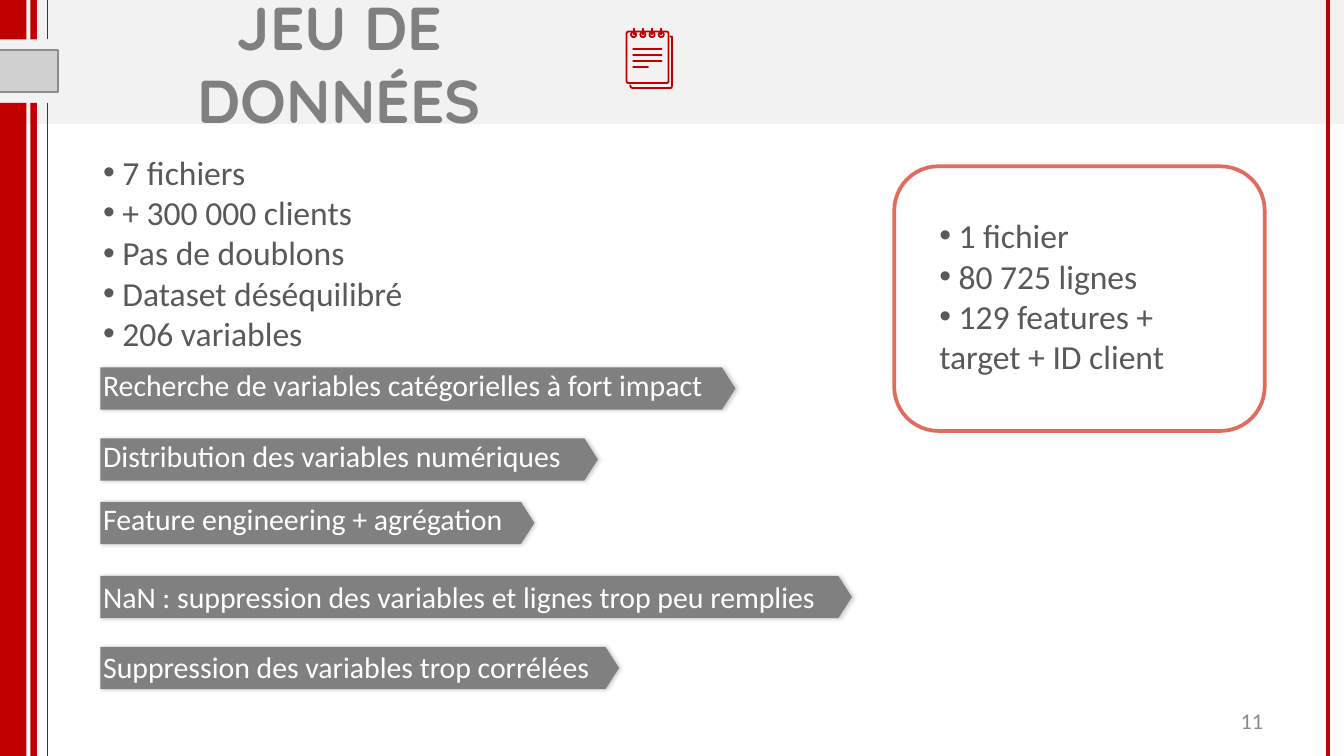
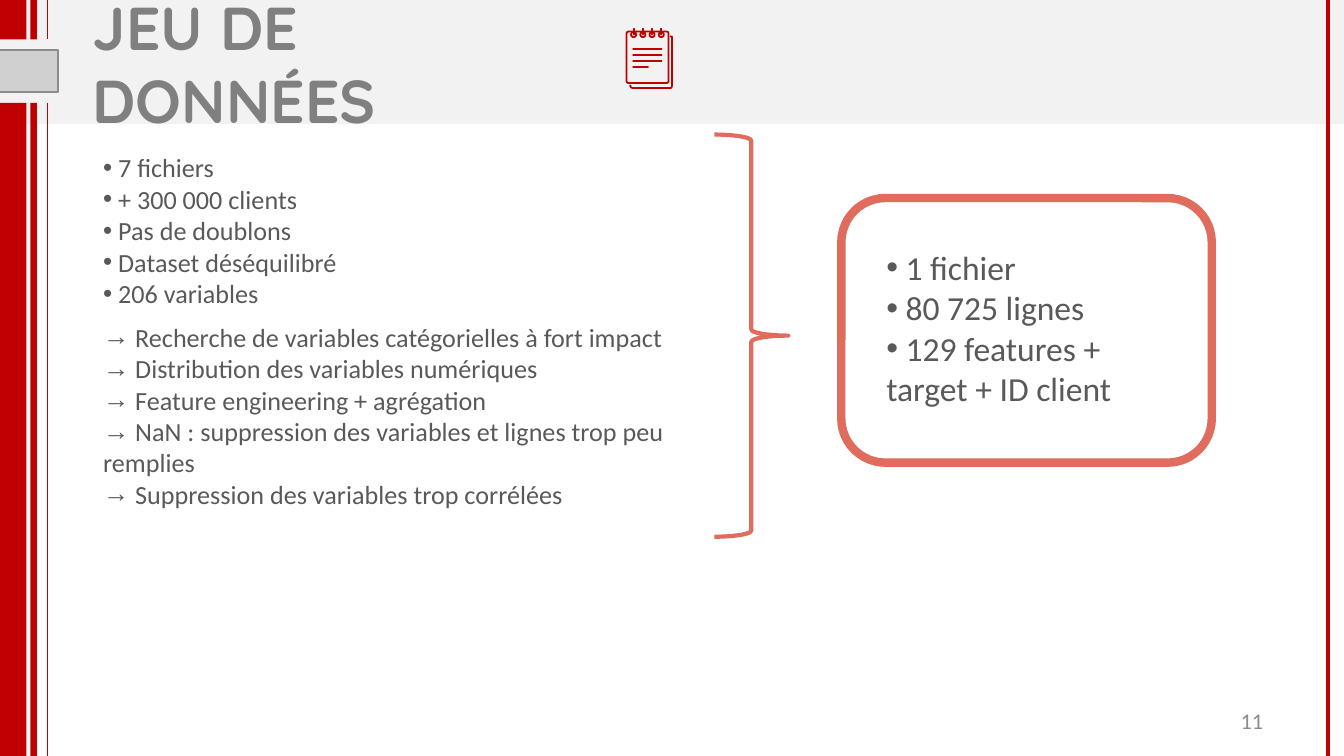
Before and after one commit to florabajolet/OCR7_scoring, a slide deck: slide 11 of P7_presentation.pptx. Drawn at 1344x756 pixels with LibreOffice and Linux fonts; fonts in the diff are those of the drawing; grey boxes stand for pictures. Boxes give left, top, right and bottom in pixels: in the first picture for what was removed or moved away, otherwise in the second. Text is boxed around its words. In the diff, an @@ line names an element or a change of style, - is before the commit and + after.

```diff
--- a/P7_presentation.pptx
+++ b/P7_presentation.pptx
@@ title "JEU DE DONNÉES" at box(93, 7, 376, 124): alignment centre to left @@
@@ text "7 fichiers" at box(118, 159, 336, 303): size 18 to 14 pt @@
@@ right brace added at box(714, 134, 788, 536), outline #DF6C5D 2.25 pt @@
@@ rounded rectangle: place and size @@
-rounded rectangle at box(894, 167, 1265, 431)
+rounded rectangle at box(841, 198, 1212, 462)
@@ rounded rectangle at box(841, 198, 1212, 462): outline #DF6C5D 2 pt to #DF6C5D 4.5 pt @@
@@ text "1 fichier": place and size @@
-text "1 fichier" at box(939, 224, 1164, 375)
+text "1 fichier" at box(886, 256, 1111, 407)
@@ text "Recherche de variables catégorielles à ...": place and size @@
-text "Recherche de variables catégorielles à ..." at box(103, 375, 702, 401)
+text "Recherche de variables catégorielles à ..." at box(103, 329, 663, 508)
@@ text at box(135, 329, 662, 352): size 16 to 14 pt, text colour #FFFFFF to #595959 in "Recherche de variables catégorielles à fort impact"; bullet none to → @@
@@ pentagon arrow removed at box(101, 367, 735, 409) @@
@@ text at box(103, 360, 663, 508): paragraphs added @@
+→ Distribution des variables numériques
+→ Feature engineering + agrégation
+→ NaN : suppression des variables et lignes trop peu remplies
+→ Suppression des variables trop corrélées
@@ text "Distribution des variables numériques" rewrapped from box(103, 446, 561, 472) to box(103, 403, 561, 435) @@
@@ pentagon arrow removed at box(101, 438, 598, 480) @@
@@ pentagon arrow removed at box(101, 501, 535, 543) @@
@@ text removed at box(103, 509, 502, 535) @@
-Feature engineering + agrégation
@@ pentagon arrow removed at box(101, 577, 852, 618) @@
@@ text removed at box(103, 587, 814, 613) @@
-NaN : suppression des variables et lignes trop peu remplies
@@ pentagon arrow removed at box(101, 646, 620, 688) @@
@@ text removed at box(103, 657, 589, 683) @@
-Suppression des variables trop corrélées
```
Also in this commit, not shown: 20 other slides changed, 3 slides added, 19 other files.
